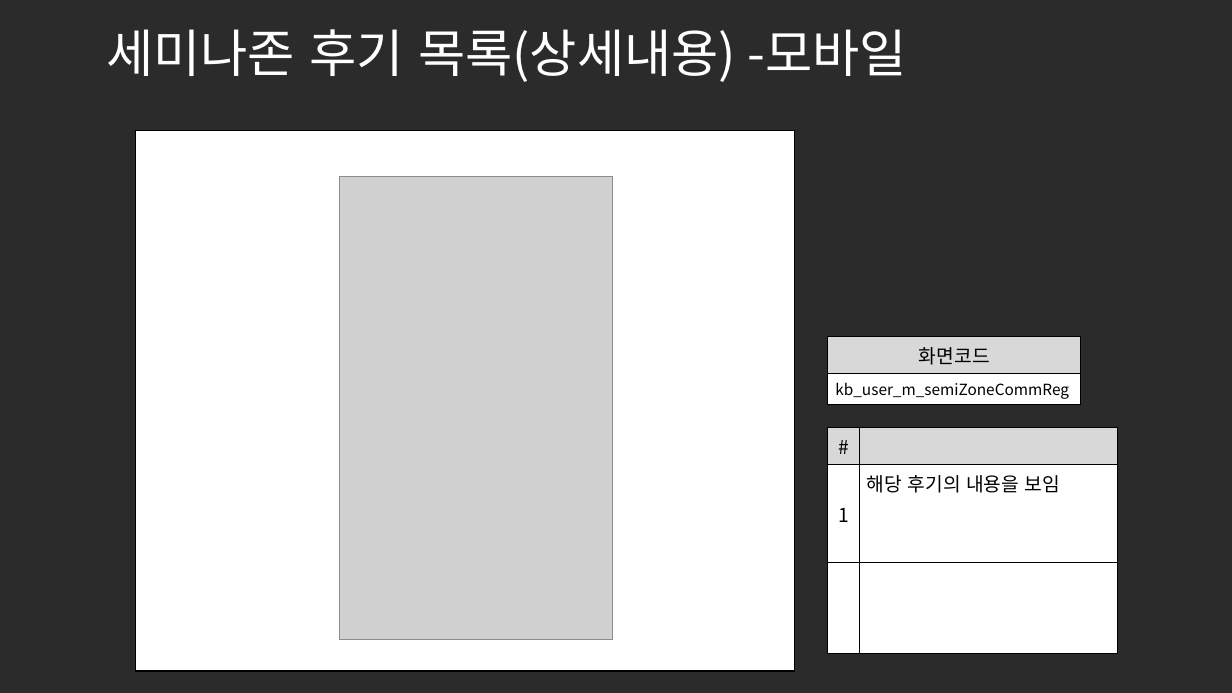
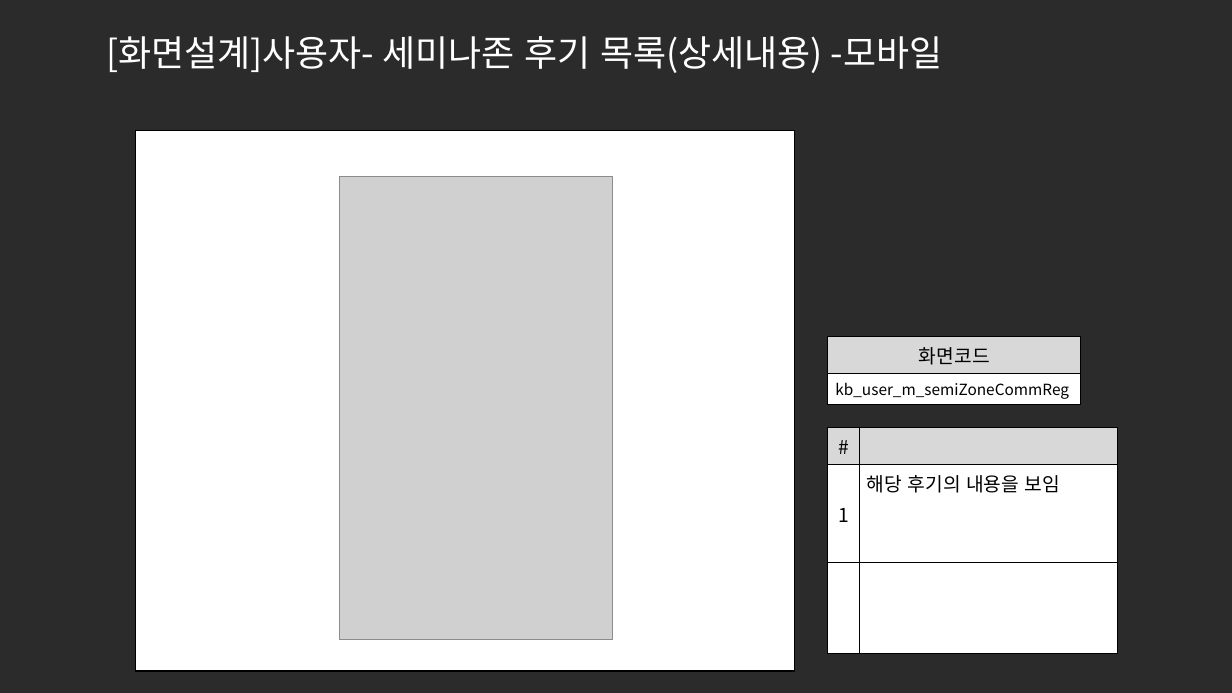
Before and after one commit to ezenteam2/e-Zone, a slide deck: slide 14 of 0 발표용 파워포인트/project05 - 파워포인트 종합 - 기범.pptx. Drawn at 1232x693 pixels with LibreOffice and Linux fonts; fonts in the diff are those of the drawing; grey boxes stand for pictures; background and template pictures are left out; a plain dark background stands for a picture behind light text. Boxes give left, top, right and bottom in pixels: in the first picture for what was removed or moved away, otherwise in the second. Text is boxed around its words. In the diff, an @@ line names an element or a change of style, - is before the commit and + after.

```diff
--- a/0 발표용 파워포인트/project05 - 파워포인트 종합 - 기범.pptx
+++ b/0 발표용 파워포인트/project05 - 파워포인트 종합 - 기범.pptx
@@ title at box(106, 36, 943, 73): text changed; size 40 to 28 pt @@
-세미나존 후기 목록(상세내용) -모바일
+[화면설계]사용자- 세미나존 후기 목록(상세내용) -모바일
```
Also in this commit, not shown: 16 other slides changed.
